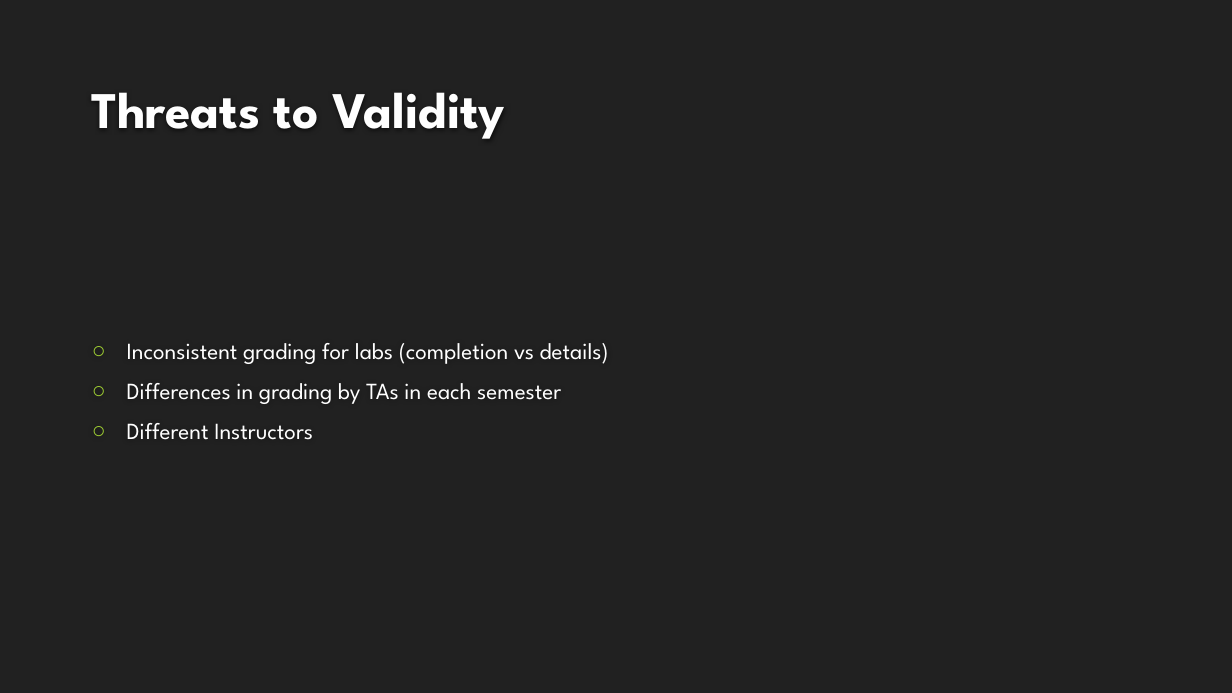
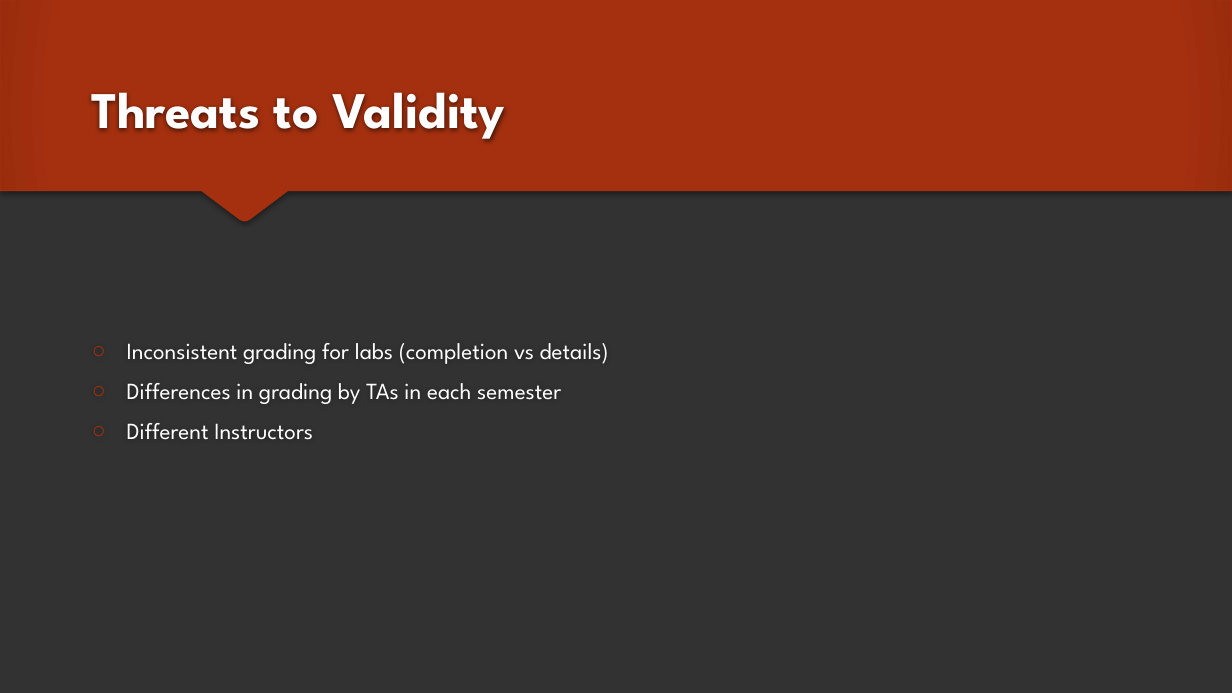
Before and after one commit to adamAbram/reu, a slide deck: slide 5 of CSC216 Comparison.pptx. Drawn at 1232x693 pixels with LibreOffice and Linux fonts; fonts in the diff are those of the drawing; background and template pictures are left out. Boxes give left, top, right and bottom in pixels: in the first picture for what was removed or moved away, otherwise in the second. Text is boxed around its words. In the diff, an @@ line names an element or a change of style, - is before the commit and + after.

```diff
--- a/CSC216 Comparison.pptx
+++ b/CSC216 Comparison.pptx
@@ background #212121 to #323232 @@
@@ freeform shape added at [0, 0, 1232, 221], fill gradient #A5300F to #9A2D0E, outline #A5300F 0.79 pt @@
@@ text "Inconsistent grading for labs (completion ..." at [127, 343, 609, 440]: bullet colour #9ECD33 to #A5300F @@
```
Also in this commit, not shown: 4 other slides changed, 1 slide added, 2 slides removed, 2 other files.
